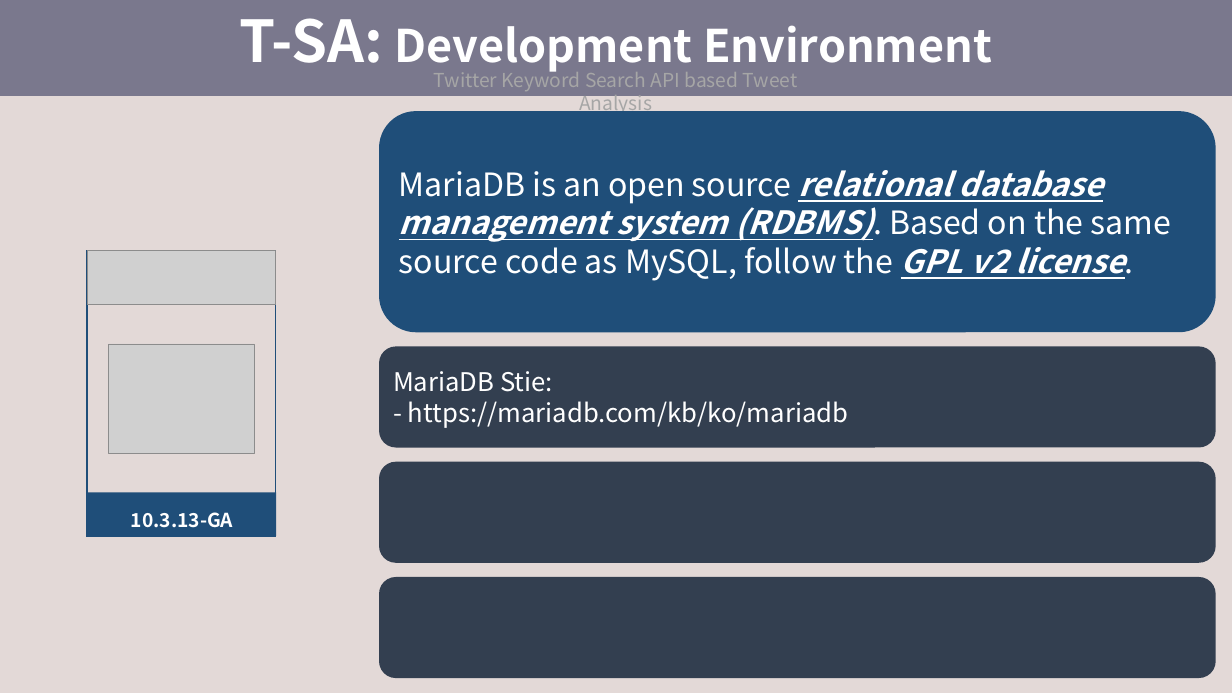
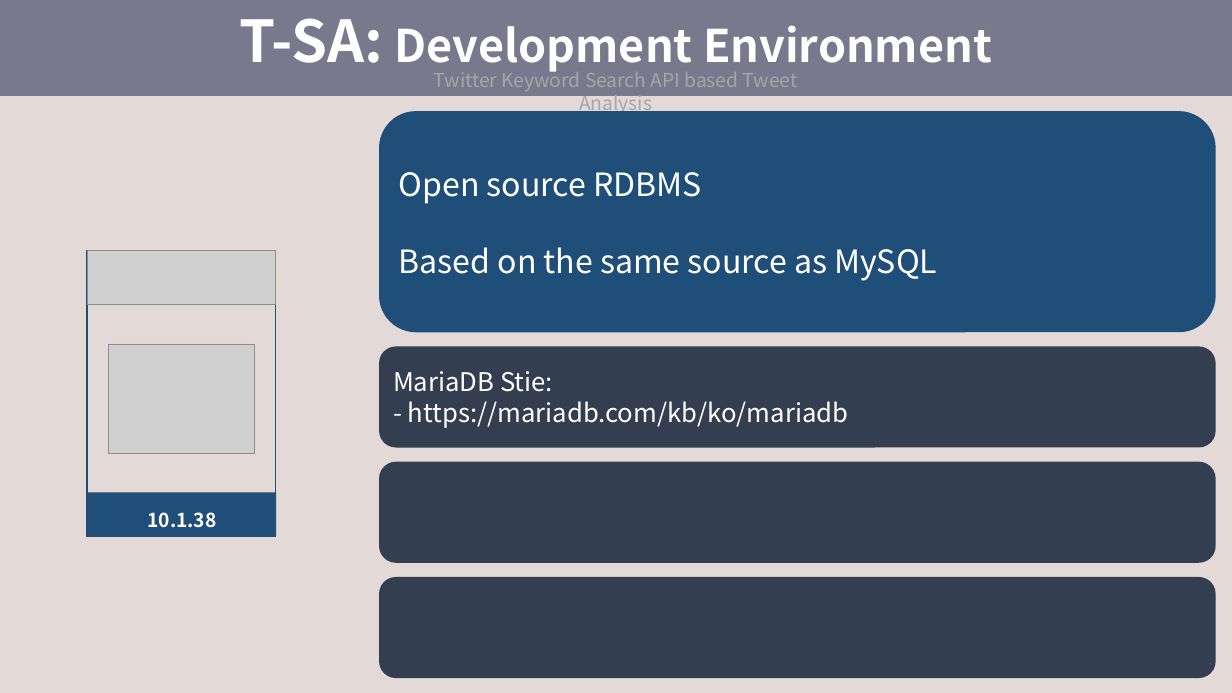
Before and after one commit to SeokJune/BigData_VI_T-SA, a slide deck: slide 8 of 00.Doc/제출용 문서/4조_브이아이.pptx (slide 12 before the commit). Drawn at 1232x693 pixels with LibreOffice and Linux fonts; fonts in the diff are those of the drawing; grey boxes stand for pictures. Boxes give left, top, right and bottom in pixels: in the first picture for what was removed or moved away, otherwise in the second. Text is boxed around its words. In the diff, an @@ line names an element or a change of style, - is before the commit and + after.

```diff
--- a/00.Doc/제출용 문서/4조_브이아이.pptx
+++ b/00.Doc/제출용 문서/4조_브이아이.pptx
@@ text in rounded rectangle at [399, 172, 937, 281]: text changed @@
-MariaDB is an open source relational database management system (RDBMS). Based on the same source code as MySQL, follow the GPL v2 license.
+Open source RDBMS
+Based on the same source as MySQL
@@ text in rectangle at [147, 512, 216, 528]: text changed @@
-10.3.13-GA
+10.1.38
```
Also in this commit, not shown: 12 other slides changed, 24 slides added, 4 slides removed.
